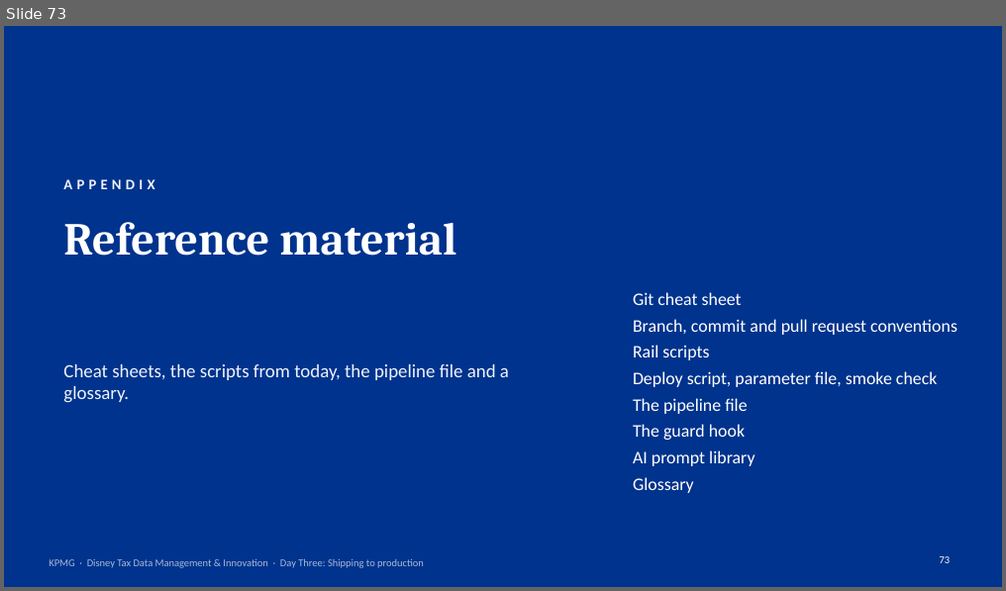
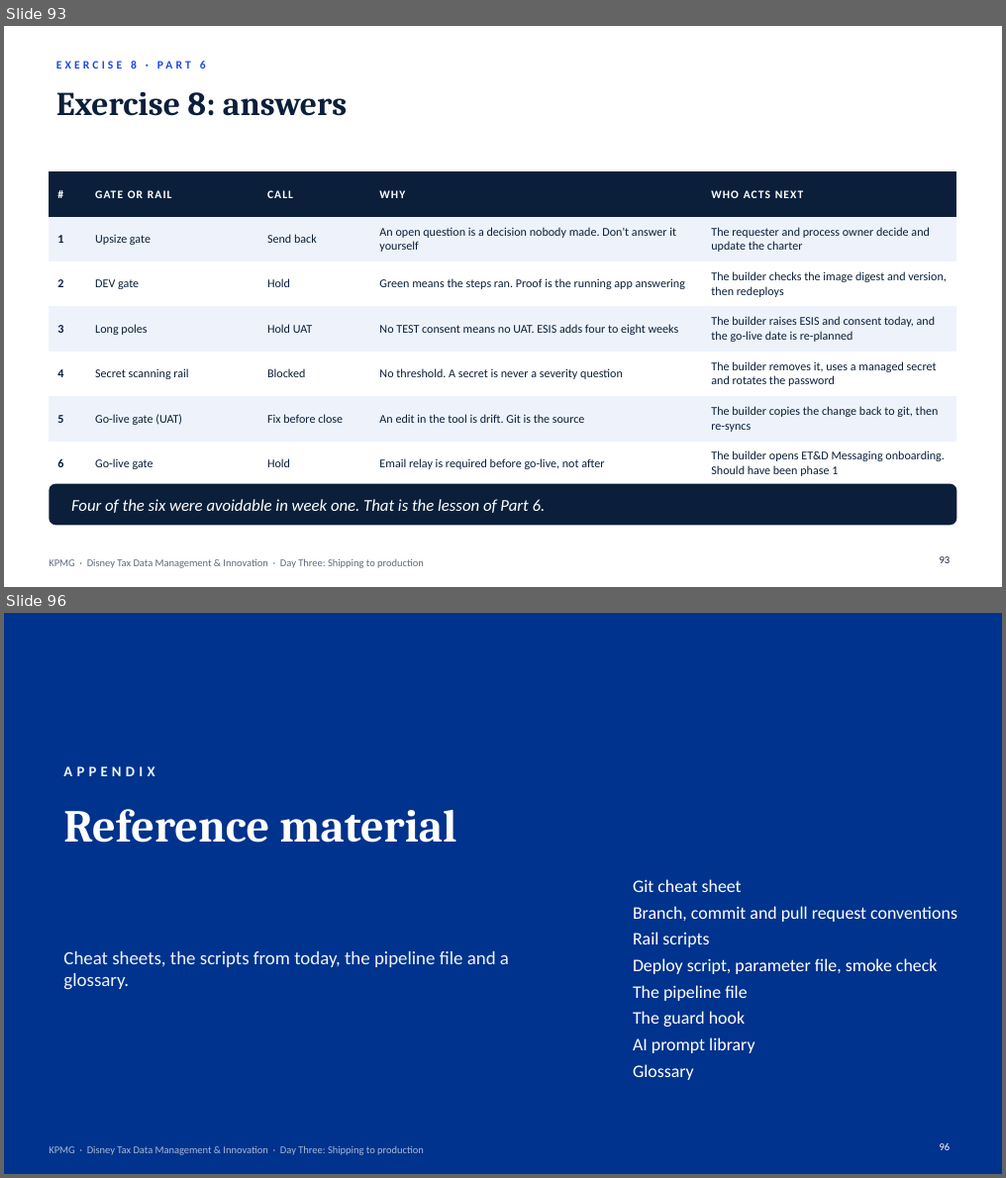
Before and after one commit to jveingrad/default, a slide deck: Disney Fabric Training and Enablement - Day Three Shipping to Production.pptx. Shown one above the other, each under a label of ours: slide 73 before the commit, slides 93 and 96 after it; the slides between them are not shown. The pictures are 1006x591 and 1006x1178 pixels, drawn with LibreOffice and Linux fonts; fonts in the diff are those of the drawing. Boxes give left, top, right and bottom in pixels: in the first picture for what was removed or moved away, otherwise in the second. Text is boxed around its words. In the diff, an @@ line names an element or a change of style, - is before the commit and + after.

```diff
--- a/Disney Fabric Training and Enablement - Day Three Shipping to Production.pptx
+++ b/Disney Fabric Training and Enablement - Day Three Shipping to Production.pptx
@@ slide 93 added at bbox=[4, 26, 1002, 587], background #FFFFFF @@
@@ text added at bbox=[131, 61, 206, 69], 11 pt, text #1E49E2, bold @@
+EXERCISE 8 · PART 6
@@ title added at bbox=[56, 91, 348, 116], 32 pt, text #0B1F3A, bold @@
+Exercise 8: answers
@@ table added at bbox=[49, 172, 957, 486], 7 rows, 5 columns @@
+# | GATE OR RAIL | CALL | WHY | WHO ACTS NEXT
+1 | Upsize gate | Send back | An open question is a decision nobody made. Don't answer it yourself | The requester and process owner decide and update the charter
+2 | DEV gate | Hold | Green means the steps ran. Proof is the running app answering | The builder checks the image digest and version, then redeploys
+3 | Long poles | Hold UAT | No TEST consent means no UAT. ESIS adds four to eight weeks | The builder raises ESIS and consent today, and the go-live date is re-planned
+4 | Secret scanning rail | Blocked | No threshold. A secret is never a severity question | The builder removes it, uses a managed secret and rotates the password
+5 | Go-live gate (UAT) | Fix before close | An edit in the tool is drift. Git is the source | The builder copies the change back to git, then re-syncs
+6 | Go-live gate | Hold | Email relay is required before go-live, not after | The builder opens ET&D Messaging onboarding. Should have been phase 1
@@ rounded rectangle added at bbox=[49, 484, 957, 525], fill #0B1F3A @@
@@ text added at bbox=[71, 499, 546, 513], 16 pt, text #FFFFFF, italic @@
+Four of the six were avoidable in week one. That is the lesson of Part 6.
@@ text added at bbox=[49, 559, 424, 569], 10 pt, text #0B1F3A at 65% opacity @@
+KPMG · Disney Tax Data Management & Innovation · Day Three: Shipping to production
@@ page number added at bbox=[940, 557, 950, 564], 10 pt, text #0B1F3A @@
+93
@@ what was slide 73 is now slide 96 @@
@@ page number at bbox=[940, 1144, 950, 1151]: text changed @@
-73
+96
```
Also in this commit, not shown: 3 slides changed, 23 other slides added, 1 slide removed.
